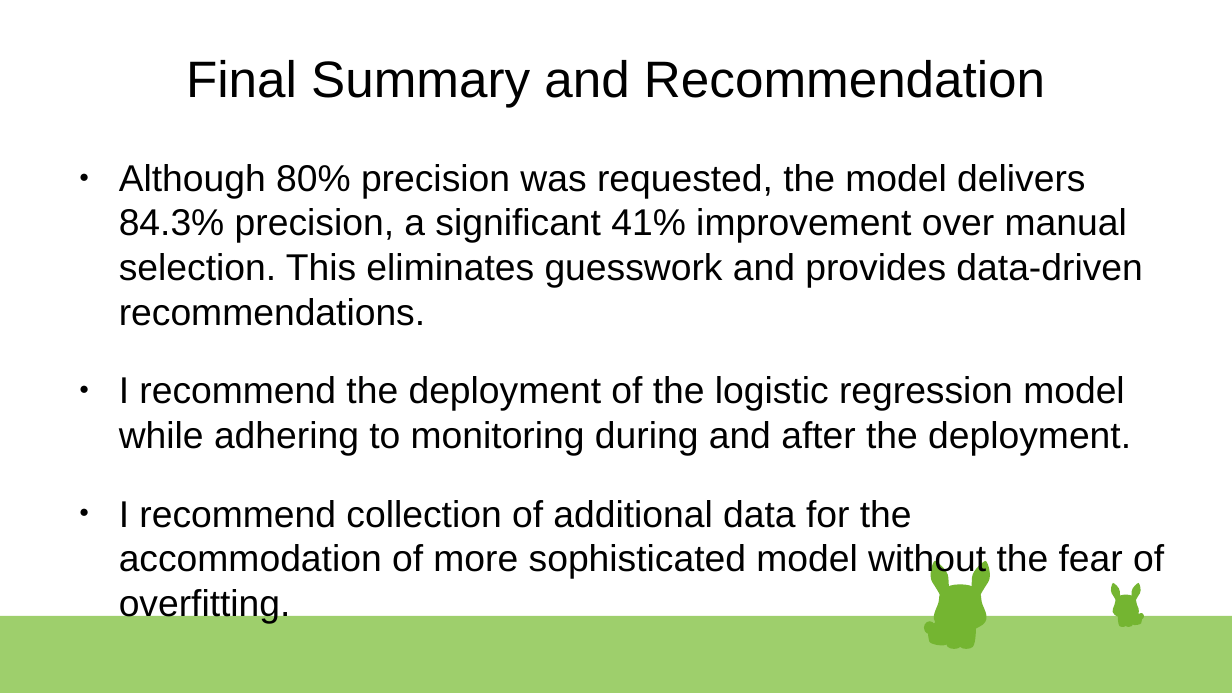
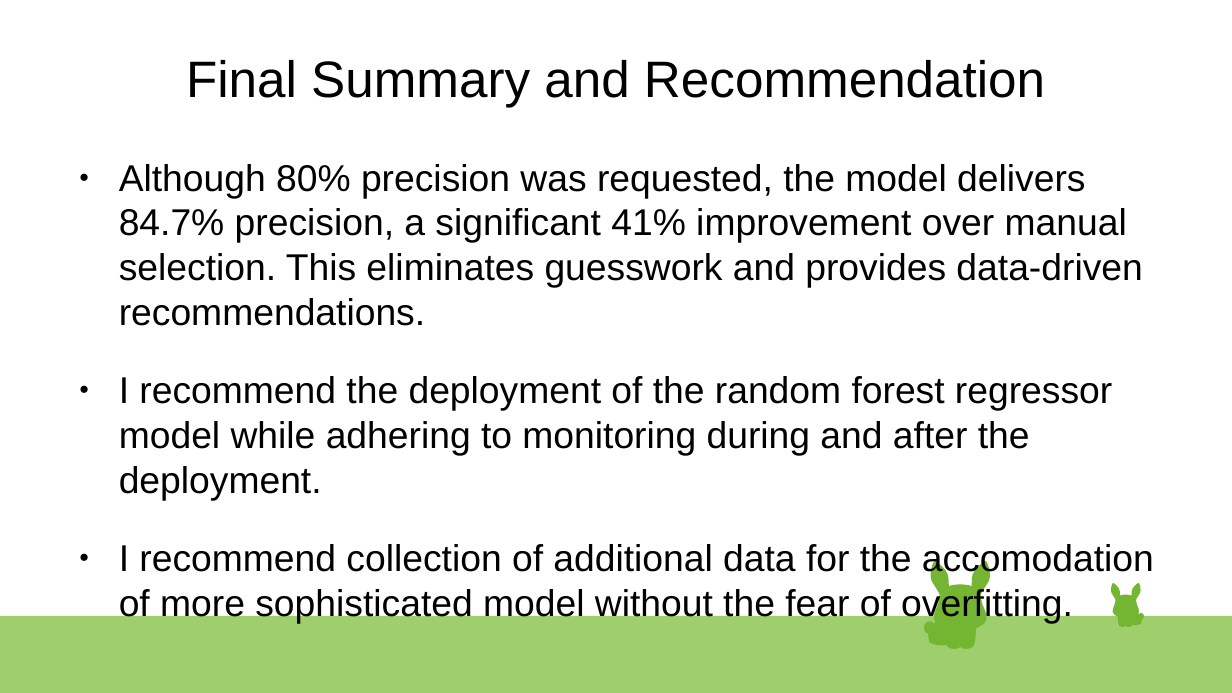
Before and after one commit to MLHermit/Datacamp-Data-Scientist-Professional-Certification, a slide deck: slide 12 of datacamp presentation.odp. Drawn at 1232x693 pixels with LibreOffice and Linux fonts; fonts in the diff are those of the drawing. Boxes give left, top, right and bottom in pixels: in the first picture for what was removed or moved away, otherwise in the second. Text is boxed around its words. In the diff, an @@ line names an element or a change of style, - is before the commit and + after.

```diff
--- a/datacamp presentation.odp
+++ b/datacamp presentation.odp
@@ text at box(119, 164, 1154, 624): text changed @@
-● Although 80% precision was requested, the model delivers 84.3% precision, a significant 41% improvement over manual selection. This eliminates guesswork and provides data-driven recommendations.
-● I recommend the deployment of the logistic regression model while adhering to monitoring during and after the deployment.
-● I recommend collection of additional data for the accommodation of more sophisticated model without the fear of overfitting.
+● Although 80% precision was requested, the model delivers 84.7% precision, a significant 41% improvement over manual selection. This eliminates guesswork and provides data-driven recommendations.
+● I recommend the deployment of the random forest regressor model while adhering to monitoring during and after the deployment.
+● I recommend collection of additional data for the accomodation of more sophisticated model without the fear of overfitting.
```
Also in this commit, not shown: 5 other slides changed, 3 other files.
